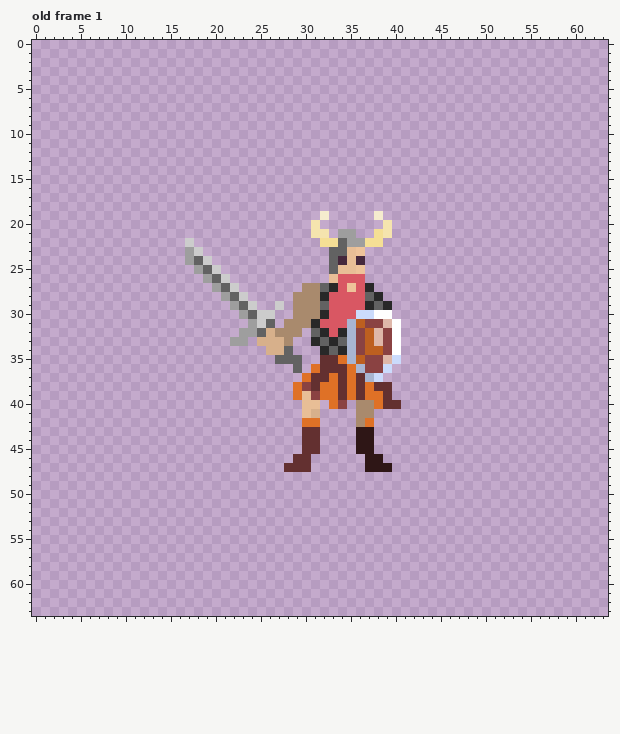
A pixel-art file gets an edit: viking_guy_fix.ase. The picture above was drawn from the file before the commit.
64x64 pixels, 1 frame. Shown: old frame 1. The commit also changed other frames, which this record leaves out.
After:
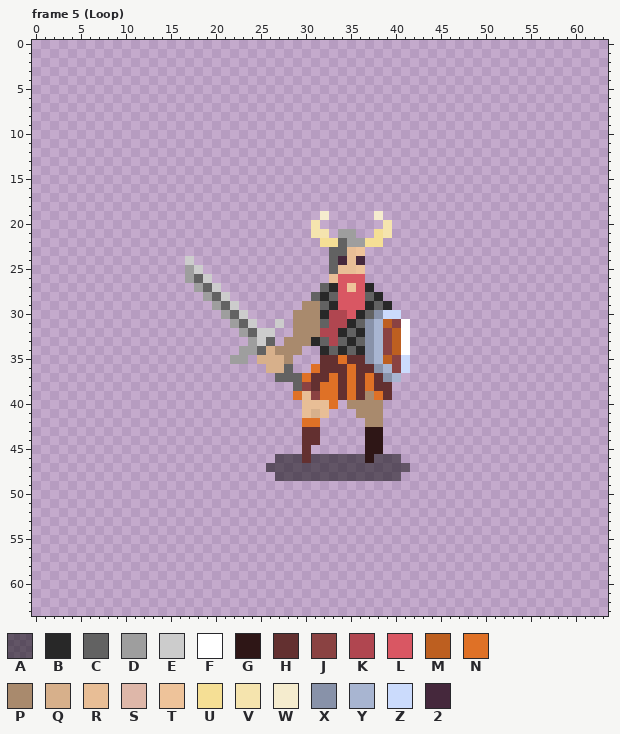
Palette (. is transparent): A #00000080  B #282828  C #626262  D #9e9e9e  E #cccccc  F #ffffff  G #2e1616  H #633030  J #8a4242  K #b04650  L #d95763  M #bd5f20  N #df7126  P #a98a6d  Q #d7b08b  R #e8be96  S #deb7a9  T #eec39a  U #f5df95  V #f5e4ae  W #f5ecce  X #8892a9  Y #a8b5d1  Z #cbdbfc  2 #45283c
A new or re-ordered frame is compared with the old frame closest to it.
The edit:
frames 1 -> 10
layer "Shadow" opacity 50% added
--- frame 5 (Loop) is new; against old frame 1
@@ x 15..43 @@
 21 ................VV.DD..UV....
-22 ..E..............UUCDDUU.....
-23 ..DE..............CCRT.......
-24 ..DCE.............C2R2.......
-25 ...DCE............CRRT.......
-26 ....DCE...........RLLL.......
-27 .....DCE.......PPCBLTLB......
-28 ......DCE.....PPPBLLLLCB.....
-29 .......DCE..E.PPPCLLLLBCB....
-30 ........DCEE..PPPBLLLZZFF....
-31 .........DEC.PPPBLLLYMJJSF...
-32 ........DDCQPPP.CBLBYJMSJF...
-33 .......DD.QQQP..BCBCYJMSJF...
-34 ...........QQC...BCBYJMMJF...
-35 ............CCC..HHNYMJJSZ...
-36 ..............C.NHHHNYJJZ....
-37 ...............NHHNHNHYZ.....
-38 ..............NJHNNHNHNHH....
-39 ..............NRJNNHNHNNH....
-40 ...............RR.NJ.PPNHH...
-41 ...............RQ....PP......
-42 ...............NN....PN......
-43 ...............HH....GG......
-44 ...............HH....GG......
-45 ...............HH....GG......
-46 ..............HH......GG.....
-47 .............HHH......GGG....
-48 .............................
+22 .................UUCDDUU.....
+23 ..................CCRT.......
+24 ..E...............C2R2.......
+25 ..DE..............CRRT.......
+26 ..DCE.............RLLL.......
+27 ...DCE...........CBLTLB......
+28 ....DCE.........CBCLLLCB.....
+29 .....DCE.......PPCBLLLBCB....
+30 ......DCE.....PPPBKKLBCXZZ...
+31 .......DCE..E.PPPCKKBCXYMJF..
+32 ........DCEE..PPPKKBCBXYJMF..
+33 .........DEC.PPPBCKCBCXYJMF..
+34 ........DDCQPPP..BCBCBXYJMF..
+35 .......DD.QQQP...HHNHHXYMJZ..
+36 ...........QQC..NHHHNHHXYJZ..
+37 ............CCCNHHNHNHNHXY...
+38 ..............CJHNNHNHNHH....
+39 ..............NRJNNHNHPNH....
+40 ...............RRRN.PPPP.....
+41 ...............RQR...PPP.....
+42 ...............NN.....PP.....
+43 ...............HH.....GG.....
+44 ...............HH.....GG.....
+45 ...............H......GG.....
+46 ............AAAHAAAAAAGAAA...
+47 ...........AAAAAAAAAAAAAAAA..
+48 ............AAAAAAAAAAAAAA...
 49 .............................
